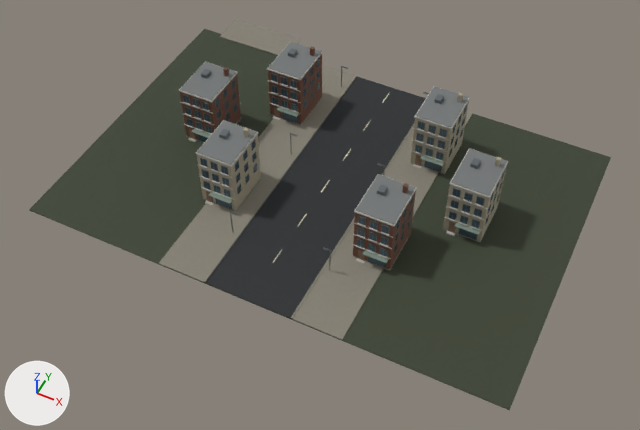
An edit to the Blender file assets/pilot/street-lighting.blend, drawn before and after from the same camera.
Both versions are drawn from a 50 mm camera at (42.9, -196.7, 102.4) aimed at (1.4, -113.6, -1.4). The axes (+X, +Y, +Z) are drawn at lower left. The lights are the same throughout. The first picture is the older version.

Names of what the first picture shows: 'UrbanPilotStatic'.
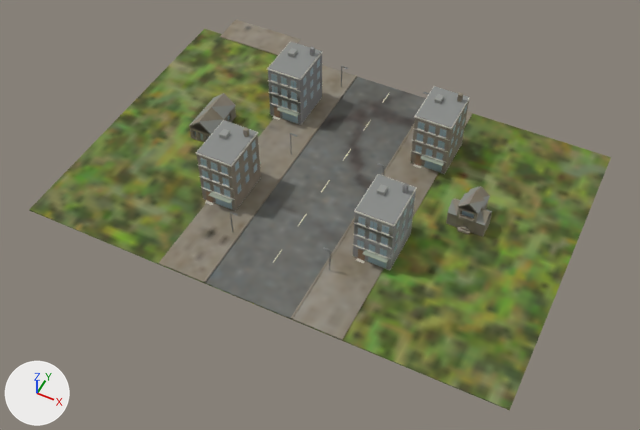
Location of each change, (x1, y1, x2, y2) in pixels of the pictures (640 x 430 px):
'UrbanPilotStatic', surface changed, reshaped (lighter)
    both: (29, 20, 611, 410)
part 1 of me_cube_288, deleted
    before: (179, 61, 508, 242)
part 2 of me_cube_288, added
    after: (446, 186, 492, 237)
part 3 of me_cube_288, added
    after: (189, 93, 236, 142)

The change, as a diff of the scene's bpy script:
```diff
--- a/assets/pilot/street-lighting.blend.py
+++ b/assets/pilot/street-lighting.blend.py
@@ mat_brick_shopfacade_001 @@
 n0 = _N.new('ShaderNodeBsdfPrincipled'); n0.name = 'Principled BSDF'
-n0.inputs[2].default_value = 0.8  # 'Roughness'
+n0.inputs[2].default_value = 0.85  # 'Roughness'
 n1 = _N.new('ShaderNodeOutputMaterial'); n1.name = 'Material Output'
 n2 = _N.new('ShaderNodeTexImage'); n2.name = 'Image Texture'
-n2.image = img_brick_shopfacadealbedo_001
+n2.image = img_brick
+n3 = _N.new('ShaderNodeNormalMap'); n3.name = 'Normal Map'
+n3.uv_map = 'UVMap'
+n3.inputs[0].default_value = 0.4  # 'Strength'
+n4 = _N.new('ShaderNodeTexImage'); n4.name = 'Image Texture.001'
+n4.image = img_brick_shopfacadenormal512_001
 _L.new(n0.outputs[0], n1.inputs[0])  # 'BSDF' to 'Surface'
 _L.new(n2.outputs[0], n0.inputs[0])  # 'Color' to 'Base Color'
+_L.new(n3.outputs[0], n0.inputs[5])  # 'Normal' to 'Normal'
+_L.new(n4.outputs[0], n3.inputs[1])  # 'Color' to 'Color'
@@ mat_soil @@
 mat_soil = principled_material('Soil')
-mat_soil.texture = img_soilalbedo
-mat_soil.roughness = 0.8
+mat_soil.texture = img_grass_jpg
+mat_soil.roughness = 0.85
@@ mat_asphalt @@
 mat_asphalt = principled_material('Asphalt')
-mat_asphalt.texture = img_asphaltalbedo
-mat_asphalt.roughness = 0.8
+mat_asphalt.texture = img_asphalt_jpg
+mat_asphalt.roughness = 0.85
@@ me_cube_288 @@
-me_cube_288.from_pydata(...)  # 45752 vertices, 23226 faces; spans x -39.0..39.0, y -134.0..-77.0, z -0.2..11.5
+me_cube_288.from_pydata(...)  # 31940 vertices, 17134 faces; spans x -39.0..39.0, y -134.0..-77.0, z -0.2..11.5
+# me_cube_288 part 1: 3742 loose pieces with 14968 vertices, spanning x -26.1..26.1, y -110.0..-100.0, z 0.0..11.5, are deleted
+# me_cube_288 part 2: 628 vertices added at x 20.0..26.0, y -108.3..-101.7, z 0.0..5.9
+# me_cube_288 part 3: 528 vertices added at x -25.2..-20.8, y -109.0..-101.0, z 0.0..4.6
+# other edits to the shape of me_cube_288 do not show in these pictures
 me_cube_288.materials.append(mat_brick_shopfacade_001)
@@ me_cube_288 @@
 me_cube_288.materials.append(mat_plaster_apartmentsfacade_001)
+me_cube_288.materials.append(mat_kenney_house_awall_001)  # picture img_concrete_001
+me_cube_288.materials.append(mat_importedframes_002)  # grey #898b86
+me_cube_288.materials.append(mat_importedglass_002)  # greyish cyan #90aab3
+me_cube_288.materials.append(mat_kenney_house_cwall_001)  # picture img_concrete_003
```
